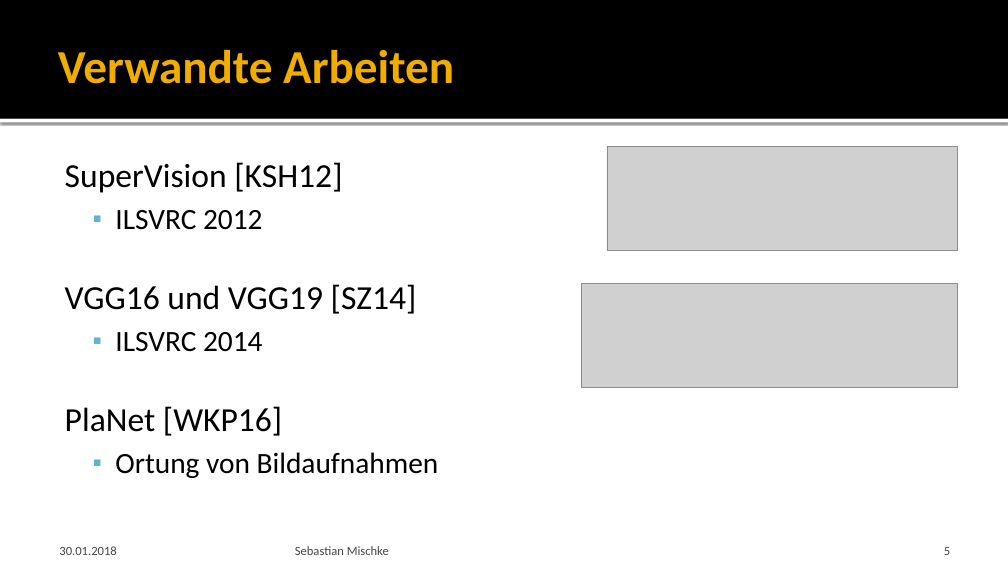
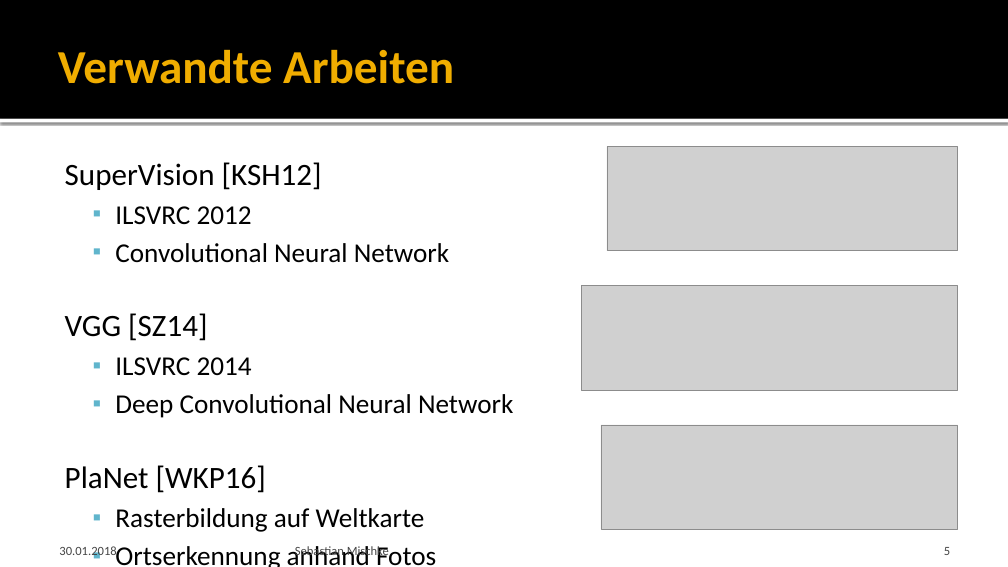
Before and after one commit to Saritus/bachelor-thesis, a slide deck: slide 5 of docs/verteidigung/Verteidigung.pptx. Drawn at 1008x567 pixels with LibreOffice and Linux fonts; fonts in the diff are those of the drawing; grey boxes stand for pictures; background and template pictures are left out. Boxes give left, top, right and bottom in pixels: in the first picture for what was removed or moved away, otherwise in the second. Text is boxed around its words. In the diff, an @@ line names an element or a change of style, - is before the commit and + after.

```diff
--- a/docs/verteidigung/Verteidigung.pptx
+++ b/docs/verteidigung/Verteidigung.pptx
@@ text at (x1=65, y1=162, x2=322, y2=493): size 32 to 29.6 pt in "SuperVision [KSH12]", "PlaNet [WKP16]"; size 28 to 25.9 pt in "ILSVRC 2012", "ILSVRC 2014" @@
@@ text at (x1=65, y1=243, x2=449, y2=341): text changed; size 32 to 25.9 pt @@
-VGG16 und VGG19 [SZ14]
+  ▪ Convolutional Neural Network
+VGG [SZ14]
@@ text at (x1=115, y1=394, x2=513, y2=418): paragraph added @@
+  ▪ Deep Convolutional Neural Network
@@ picture added at (x1=601, y1=425, x2=958, y2=529) @@
@@ text at (x1=115, y1=508, x2=436, y2=567): text changed; size 28 to 25.9 pt @@
-  ▪ Ortung von Bildaufnahmen
+  ▪ Rasterbildung auf Weltkarte
+  ▪ Ortserkennung anhand Fotos
```
Also in this commit, not shown: 10 other slides changed, 1 slide added, 1 other file.
